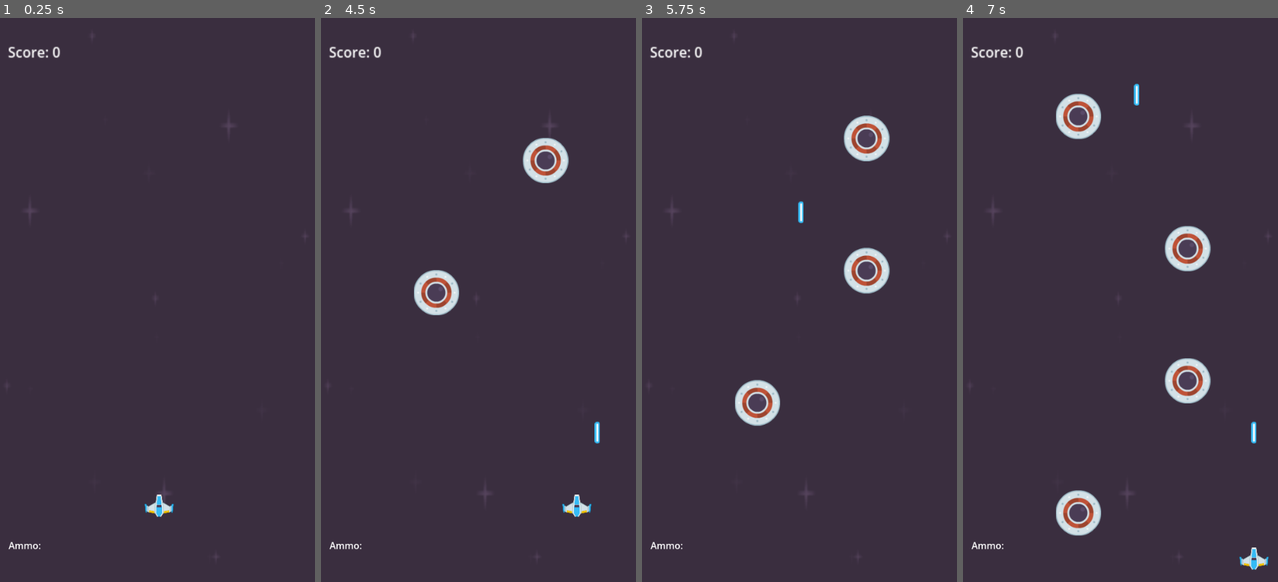
Above: before the commit, frames 1-4 (left to right).
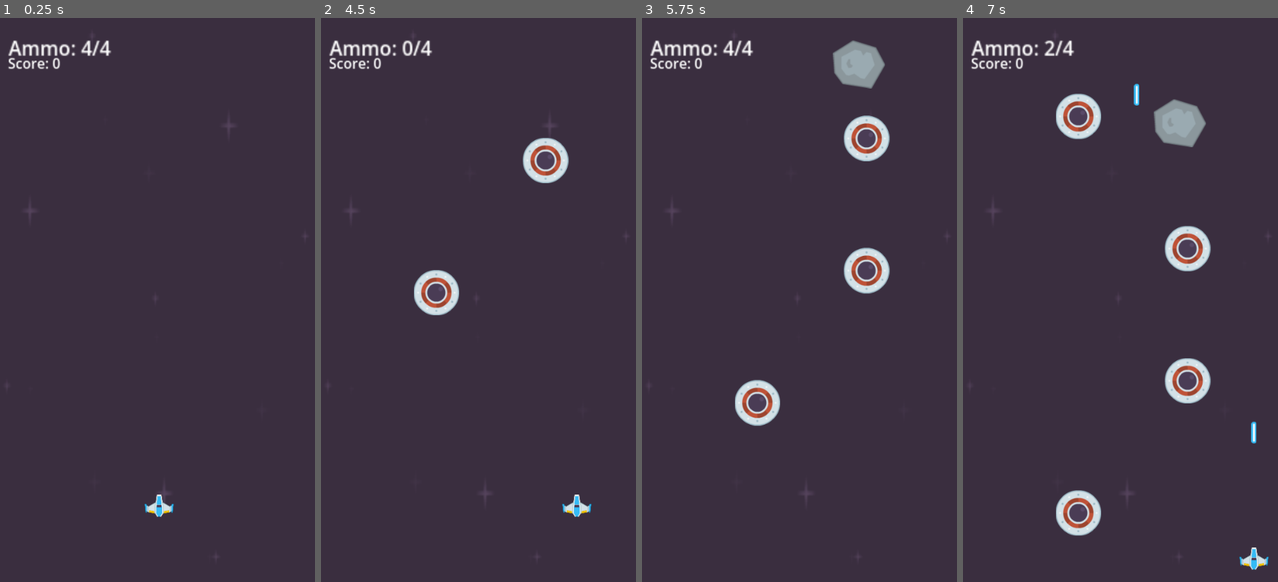
Above: after the commit, the same moments.

Repository: jc1748/GodotSpaceShooterRepo
Game: Godot game, scene res://world.tscn
Two runs of this game, one before a commit and one after it. Both use one fixed random seed, a clock stepped at 60 frames per second and the inputs below.
Inputs:
- Up to frame 1 (0.25 s): no input
- Up to frame 2 (4.5 s): tap Enter at 0.5 s; hold D (move_right) 0.53-1.28 s; tap Space (shoot) every 0.75 s from 0.6 to 4.35 s; hold S (move_down) 1.28-2.03 s; hold D (move_right) 2.03-2.78 s; hold W (move_up) 2.78-3.53 s; hold A (move_left) from 3.53 s (still down); tap R (reload, bound only after the commit) at 4.15 s
- Up to frame 3 (5.75 s): release A (move_left) at 5.03 s; hold S (move_down) from 5.03 s (still down); tap Space (shoot) at 5.1 s
- Up to frame 4 (7 s): release S (move_down) at 5.78 s; hold D (move_right) 5.78-6.53 s; tap Space (shoot) at 5.85, 6.6 s; hold W (move_up) from 6.53 s (still down)

The runs differ from the first frame. In frame 1, 0.8% of the frame differs, in the area x 2-36%, y 3-95%; in frame 2, 0.8%; in frame 3, 1.9%, in the area x 2-78%, y 3-95%; in frame 4, 1.8%.

Commit message:
added system changes- ammo system + asteroid powerups

Diff:
--- a/space-shooter/Characters/enemy/enemy_spawer.tscn
+++ b/space-shooter/Characters/enemy/enemy_spawer.tscn
@@ -1,28 +1,28 @@
-[gd_scene load_steps=2 format=3 uid="uid://tagqeitalvu8"]
+[gd_scene format=3 uid="uid://tagqeitalvu8"]
 
-[ext_resource type="Script" path="res://Characters/enemy/enemy_spawer.gd" id="1_p0qdv"]
+[ext_resource type="Script" uid="uid://dns37tweib7pc" path="res://Characters/enemy/enemy_spawer.gd" id="1_p0qdv"]
 
-[node name="Enemy_Spawer" type="Node2D"]
+[node name="Enemy_Spawer" type="Node2D" unique_id=514268996]
 script = ExtResource("1_p0qdv")
 
-[node name="Positions" type="Node2D" parent="."]
+[node name="Positions" type="Node2D" parent="." unique_id=681682852]
 
-[node name="Pos1" type="Marker2D" parent="Positions"]
+[node name="Pos1" type="Marker2D" parent="Positions" unique_id=896125640]
 position = Vector2(75, 0)
 
-[node name="Pos2" type="Marker2D" parent="Positions"]
+[node name="Pos2" type="Marker2D" parent="Positions" unique_id=34520336]
 position = Vector2(166, 0)
 
-[node name="Pos3" type="Marker2D" parent="Positions"]
+[node name="Pos3" type="Marker2D" parent="Positions" unique_id=1662770644]
 position = Vector2(254, 0)
 
-[node name="Pos4" type="Marker2D" parent="Positions"]
+[node name="Pos4" type="Marker2D" parent="Positions" unique_id=1745912493]
 position = Vector2(351, 0)
 
-[node name="Pos5" type="Marker2D" parent="Positions"]
+[node name="Pos5" type="Marker2D" parent="Positions" unique_id=834771491]
 position = Vector2(449, 0)
 
-[node name="SpawnTimer" type="Timer" parent="."]
+[node name="SpawnTimer" type="Timer" parent="." unique_id=643147788]
 wait_time = 1.5
 autostart = true
 
--- a/space-shooter/Characters/player/player.gd
+++ b/space-shooter/Characters/player/player.gd
@@ -2,6 +2,9 @@
 class_name Player
 
 signal spawn_laser(location)
+signal ammo_changed(current_ammo, max_ammo)
+signal reloading_started
+signal reloading_finished
 
 @onready var muzzle = $Muzzle
 
@@ -10,8 +13,18 @@
 var input_vector = Vector2.ZERO
 
 var hp = 3
-var ammo_count = 5
-var max_ammo = ammo_count
+
+#ammo settings
+var ammo = 4
+var max_ammo = 4
+var reload_time = 1.5
+var fire_rate = 0.3
+
+var can_shoot = true
+var is_reloading = false
+
+func _ready():
+	ammo_changed.emit(ammo, max_ammo)
 
 func _physics_process(delta: float) -> void:
 	input_vector.x = Input.get_action_strength("move_right") - Input.get_action_strength("move_left")
@@ -22,6 +35,8 @@
 	if Input.is_action_just_pressed("shoot"):
 		shoot_laser()
 
+	if Input.is_action_just_pressed("reload"):
+		reload()
 
 func take_damage(damage):
 	hp -= damage
@@ -33,6 +48,51 @@
 		area.take_damage(1)
 
 func shoot_laser():
-	print("shoot pressed")
-	print("muzzle global position: ", muzzle.global_position)
-	emit_signal("spawn_laser", muzzle.global_position)
+	if not can_shoot:
+		return
+	if is_reloading:
+		return
+
+	if ammo <= 0:
+		print("out of ammo")
+		return
+
+	can_shoot = false
+	ammo -=1
+	ammo_changed.emit(ammo, max_ammo)
+	spawn_laser.emit(muzzle.global_position)
+
+	#get_tree = get the game
+	#.create_timer(n) = make a timer for n seconds
+	#.timeout = the signal that fires when the timer is finished
+	await get_tree().create_timer(fire_rate).timeout
+	can_shoot = true
+
+func reload():
+	if is_reloading:
+		return
+
+	if ammo == max_ammo:
+		return
+
+	is_reloading = true
+	reloading_started.emit()
+	print("reloading...")
+
+	await get_tree().create_timer(reload_time).timeout
+
+	ammo = max_ammo
+	is_reloading = false
+	ammo_changed.emit(ammo, max_ammo)
+	reloading_finished.emit()
+
+func apply_powerup(powerup_type):
+	if powerup_type == "ammo":
+		max_ammo += 2
+		ammo = max_ammo
+		ammo_changed.emit(ammo,max_ammo)
+		print("ammo power-up collected")
+
+	elif powerup_type == "reload":
+		reload_time = max(0.5, reload_time - 0.3)
+		print("reload speed power-up collected")
--- a/space-shooter/Characters/player/player.tscn
+++ b/space-shooter/Characters/player/player.tscn
@@ -1,21 +1,21 @@
-[gd_scene load_steps=3 format=3 uid="uid://cp374h8dax5f7"]
+[gd_scene format=3 uid="uid://cp374h8dax5f7"]
 
 [ext_resource type="Texture2D" uid="uid://cyjxpg3gxfwnu" path="res://Assets/playerShip1_blue.png" id="1_jnvls"]
-[ext_resource type="Script" path="res://Characters/player/player.gd" id="1_vqf74"]
+[ext_resource type="Script" uid="uid://cqvhgwrmg8ka" path="res://Characters/player/player.gd" id="1_vqf74"]
 
-[node name="Player" type="Area2D"]
+[node name="Player" type="Area2D" unique_id=1967337837]
 collision_layer = 2
 collision_mask = 21
 script = ExtResource("1_vqf74")
 
-[node name="Sprite2D" type="Sprite2D" parent="."]
+[node name="Sprite2D" type="Sprite2D" parent="." unique_id=818867623]
 scale = Vector2(0.5, 0.5)
 texture = ExtResource("1_jnvls")
 
-[node name="CollisionShape2D" type="CollisionPolygon2D" parent="."]
+[node name="CollisionShape2D" type="CollisionPolygon2D" parent="." unique_id=119080610]
 polygon = PackedVector2Array(-23, 9, -7, 14, -4, 18, 4, 18, 6, 14, 23, 10, 23, -1, 18, 1, 5, -6, 4, -19, -4, -19, -5, -7, -5, -6, -18, 1, -23, -2)
 
-[node name="Muzzle" type="Marker2D" parent="."]
+[node name="Muzzle" type="Marker2D" parent="." unique_id=176866251]
 position = Vector2(0, -31)
 
 [connection signal="area_entered" from="." to="." method="_on_Player_area_entered"]
--- a/space-shooter/Projectiles/player_laser.gd
+++ b/space-shooter/Projectiles/player_laser.gd
@@ -10,6 +10,7 @@
 	global_position.y -= speed * delta
 
 func _on_PlayerLaser_area_entered(area: Area2D) -> void:
-	if area.is_in_group("enemies"):
+	#checks if object has this method, instead of only checking one one group
+	if area.has_method("take_damage"):
 		area.take_damage(1)
 		queue_free()
--- /dev/null
+++ b/space-shooter/asteroid.gd
@@ -0,0 +1,27 @@
+extends Area2D
+
+signal asteroid_destroyed(position)
+
+@export var speed = 80
+@export var hp = 5
+@export var collision_damage = 5
+
+func _physics_process(delta):
+	global_position.y += speed * delta
+
+func take_damage(damage):
+	hp -= damage
+
+	if hp <= 0:
+		asteroid_destroyed.emit(global_position)
+		queue_free()
+
+func _on_area_entered(area):
+	if area is Player:
+		area.take_damage(collision_damage)
+		queue_free()
+
+#called when the asteroid leaves the screen
+#deletes it when it leaves screen
+func _on_visible_on_screen_notifier_2d_screen_exited():
+	queue_free()
--- /dev/null
+++ b/space-shooter/asteroid.tscn
@@ -0,0 +1,19 @@
+[gd_scene format=3 uid="uid://42ron28cyhr5"]
+
+[ext_resource type="Script" uid="uid://cx7wrmd07why8" path="res://asteroid.gd" id="1_p0ukn"]
+[ext_resource type="Texture2D" uid="uid://bu8iisxonqvbg" path="res://Assets/meteorGrey_big3.png" id="2_gm5ib"]
+
+[node name="Asteroid" type="Area2D" unique_id=2078499973]
+collision_layer = 3
+collision_mask = 3
+script = ExtResource("1_p0ukn")
+
+[node name="Sprite2D" type="Sprite2D" parent="." unique_id=155908186]
+texture = ExtResource("2_gm5ib")
+
+[node name="CollisionPolygon2D" type="CollisionPolygon2D" parent="." unique_id=225177658]
+polygon = PackedVector2Array(-11, -40, 28, -27, 43, -1, 22, 40, -27, 33, -41, 15, -44, -19)
+
+[node name="VisibleOnScreenNotifier2D" type="VisibleOnScreenNotifier2D" parent="." unique_id=769455377]
+
+[connection signal="area_entered" from="." to="." method="_on_area_entered"]
--- /dev/null
+++ b/space-shooter/asteroid_spawner.gd
@@ -0,0 +1,31 @@
+extends Node2D
+
+signal asteroid_destroyed(position)
+
+var spawn_positions = null
+var current_asteroid = null
+
+var Asteroid = preload("res://asteroid.tscn")
+
+func _ready():
+	randomize()
+	spawn_positions = $Positions.get_children()
+
+func spawn_asteroid():
+	var index = randi() % spawn_positions.size()
+	var asteroid = Asteroid.instantiate()
+	asteroid.global_position = spawn_positions[index].global_position
+
+	asteroid.asteroid_destroyed.connect(_on_asteroid_destroyed)
+	asteroid.tree_exited.connect(_on_asteroid_removed)
+
+	add_child(asteroid)
+
+func _on_spawn_timer_timeout() -> void:
+	spawn_asteroid()
+
+func _on_asteroid_destroyed(position):
+	asteroid_destroyed.emit(position)
+
+func _on_asteroid_removed():
+	current_asteroid = null
--- /dev/null
+++ b/space-shooter/asteroid_spawner.tscn
@@ -0,0 +1,30 @@
+[gd_scene format=3 uid="uid://di4vjbv660a33"]
+
+[ext_resource type="Script" uid="uid://5qwpxv8ebip5" path="res://asteroid_spawner.gd" id="1_eiik5"]
+
+[node name="AsteroidSpawner" type="Node2D" unique_id=773919711]
+script = ExtResource("1_eiik5")
+
+[node name="Positions" type="Node2D" parent="." unique_id=1409755147]
+position = Vector2(1, 0)
+
+[node name="Pos1" type="Marker2D" parent="Positions" unique_id=485859413]
+position = Vector2(76, 0)
+
+[node name="Pos2" type="Marker2D" parent="Positions" unique_id=2066725439]
+position = Vector2(178, 1)
+
+[node name="Pos3" type="Marker2D" parent="Positions" unique_id=123806012]
+position = Vector2(267, 0)
+
+[node name="Pos4" type="Marker2D" parent="Positions" unique_id=853478657]
+position = Vector2(358, 0)
+
+[node name="Pos5" type="Marker2D" parent="Positions" unique_id=80515524]
+position = Vector2(461, 0)
+
+[node name="SpawnTimer" type="Timer" parent="." unique_id=289436632]
+wait_time = 5.0
+autostart = true
+
+[connection signal="timeout" from="SpawnTimer" to="." method="_on_spawn_timer_timeout"]
--- /dev/null
+++ b/space-shooter/power_up.gd
@@ -0,0 +1,17 @@
+extends Area2D
+
+@export var powerup_type = "ammo"
+
+func _on_area_entered(area):
+	if area is Player:
+		area.apply_powerup(powerup_type)
+		queue_free()
+
+
+func _ready() -> void:
+	pass # Replace with function body.
+
+
+# Called every frame. 'delta' is the elapsed time since the previous frame.
+func _process(delta: float) -> void:
+	pass
--- /dev/null
+++ b/space-shooter/power_up.tscn
@@ -0,0 +1,21 @@
+[gd_scene format=3 uid="uid://ducbme4ikohti"]
+
+[ext_resource type="Texture2D" uid="uid://b6l7f71v3q577" path="res://Assets/powerupRed_star.png" id="1_lbdsv"]
+[ext_resource type="Script" uid="uid://bwrj7rn4sg73w" path="res://power_up.gd" id="1_mkoic"]
+
+[sub_resource type="RectangleShape2D" id="RectangleShape2D_mkoic"]
+size = Vector2(33, 34)
+
+[node name="PowerUp" type="Area2D" unique_id=403511870]
+collision_layer = 32
+collision_mask = 3
+script = ExtResource("1_mkoic")
+
+[node name="Sprite2D" type="Sprite2D" parent="." unique_id=1054950202]
+texture = ExtResource("1_lbdsv")
+
+[node name="CollisionShape2D" type="CollisionShape2D" parent="." unique_id=191720840]
+position = Vector2(-0.5, 0)
+shape = SubResource("RectangleShape2D_mkoic")
+
+[connection signal="area_entered" from="." to="." method="_on_area_entered"]
--- a/space-shooter/project.godot
+++ b/space-shooter/project.godot
@@ -8,11 +8,15 @@
 
 config_version=5
 
+[animation]
+
+compatibility/default_parent_skeleton_in_mesh_instance_3d=true
+
 [application]
 
 config/name="SpaceShooter"
 run/main_scene="res://world.tscn"
-config/features=PackedStringArray("4.3", "Forward Plus")
+config/features=PackedStringArray("4.6", "Forward Plus")
 config/icon="res://icon.svg"
 
 [display]
@@ -53,6 +57,11 @@
 , Object(InputEventMouseButton,"resource_local_to_scene":false,"resource_name":"","device":-1,"window_id":0,"alt_presse …(244 unchanged characters)…
 ]
 }
+reload={
+"deadzone": 0.2,
+"events": [Object(InputEventKey,"resource_local_to_scene":false,"resource_name":"","device":-1,"window_id":0,"alt_pressed":false,"shift_pressed":false,"ctrl_pressed":false,"meta_pressed":false,"pressed":false,"keycode":0,"physical_keycode":82,"key_label":0,"unicode":114,"location":0,"echo":false,"script":null)
+]
+}
 
 [layer_names]
 
--- a/space-shooter/world.gd
+++ b/space-shooter/world.gd
@@ -3,15 +3,23 @@
 var Laser = preload("res://Projectiles/player_laser.tscn")
 
 @onready var player = $Player
+@onready var enemy_spawner = $Enemy_Spawer
+@onready var ammo_label = $AmmoCount
+@onready var asteroid_spawner = $AsteroidSpawner
 
-@onready var enemy_spawner = $Enemy_Spawer
+var PowerUp = preload("res://power_up.tscn")
 
 var score = 0
 
 func _ready():
+	player.ammo_changed.connect(update_ammo_ui)
+	update_ammo_ui(player.ammo, player.max_ammo) #set the initial value
+
 	player.spawn_laser.connect(_on_player_spawn_laser)
 	enemy_spawner.add_score.connect(add_score)
 	$Score.text = "Score: "+ str(score)
+
+	asteroid_spawner.asteroid_destroyed.connect(spawn_powerup)
 
 func _on_player_spawn_laser(location: Variant) -> void:
 	var l = Laser.instantiate()
@@ -22,6 +30,14 @@
 
 	print("laser position after spawn: ", l.global_position)
 
+func update_ammo_ui(current_ammo, max_ammo):
+	ammo_label.text = "Ammo: " + str(current_ammo) + "/" + str(max_ammo)
+
 func add_score():
 	score += 10
 	$Score.text = "Score: " + str(score)
+
+func spawn_powerup(location):
+	var p = PowerUp.instantiate()
+	get_tree().current_scene.add_child(p)
+	p.global_position = location
--- a/space-shooter/world.tscn
+++ b/space-shooter/world.tscn
@@ -1,43 +1,48 @@
-[gd_scene load_steps=6 format=3 uid="uid://c2nfra1rgunwb"]
+[gd_scene format=3 uid="uid://c2nfra1rgunwb"]
 
-[ext_resource type="Script" path="res://world.gd" id="1_036b0"]
+[ext_resource type="Script" uid="uid://bau25rusx67r8" path="res://world.gd" id="1_036b0"]
 [ext_resource type="Texture2D" uid="uid://dru7it6hichd3" path="res://Assets/darkPurple.png" id="1_f3sb7"]
 [ext_resource type="PackedScene" uid="uid://cp374h8dax5f7" path="res://Characters/player/player.tscn" id="2_fj7yv"]
 [ext_resource type="PackedScene" uid="uid://cxp2icw5g0eob" path="res://Characters/enemy/enemy.tscn" id="3_tlwt5"]
 [ext_resource type="PackedScene" uid="uid://tagqeitalvu8" path="res://Characters/enemy/enemy_spawer.tscn" id="4_aqk2v"]
+[ext_resource type="PackedScene" uid="uid://di4vjbv660a33" path="res://asteroid_spawner.tscn" id="6_dwbse"]
 
-[node name="world_node2D" type="Node2D"]
+[node name="world_node2D" type="Node2D" unique_id=978187375]
 script = ExtResource("1_036b0")
 
-[node name="background" type="Sprite2D" parent="."]
+[node name="background" type="Sprite2D" parent="." unique_id=953729236]
 position = Vector2(271, 476.5)
 scale = Vector2(2.20313, 3.81641)
 texture = ExtResource("1_f3sb7")
 
-[node name="Player" parent="." instance=ExtResource("2_fj7yv")]
+[node name="Player" parent="." unique_id=273959161 instance=ExtResource("2_fj7yv")]
 position = Vector2(274, 830)
 
-[node name="Enemy" parent="." instance=ExtResource("3_tlwt5")]
+[node name="Enemy" parent="." unique_id=1684431692 instance=ExtResource("3_tlwt5")]
 visible = false
 position = Vector2(256, 73)
 
-[node name="Enemy_Spawer" parent="." instance=ExtResource("4_aqk2v")]
+[node name="Enemy_Spawer" parent="." unique_id=1573530991 instance=ExtResource("4_aqk2v")]
 position = Vector2(16, 10)
 scale = Vector2(1.00382, 1)
 
-[node name="Score" type="Label" parent="."]
+[node name="AsteroidSpawner" parent="." unique_id=773919711 instance=ExtResource("6_dwbse")]
+position = Vector2(7, 10)
+
+[node name="Score" type="Label" parent="." unique_id=458921157]
 offset_left = 16.0
-offset_top = 40.0
-offset_right = 56.0
-offset_bottom = 63.0
+offset_top = 59.0
+offset_right = 68.0
+offset_bottom = 82.0
 scale = Vector2(1.48, 1.52)
 text = "Score: "
 
-[node name="AmmoCount" type="Label" parent="."]
+[node name="AmmoCount" type="Label" parent="." unique_id=532507789]
 offset_left = 17.0
-offset_top = 886.0
-offset_right = 74.0
-offset_bottom = 909.0
+offset_top = 26.0
+offset_right = 77.0
+offset_bottom = 49.0
+scale = Vector2(2.08, 2.12)
 text = "Ammo: "
 
 [connection signal="spawn_laser" from="Player" to="." method="_on_player_spawn_laser"]
Not shown, changed: space-shooter/Assets/darkPurple.png.import
Not shown, changed: space-shooter/Assets/laserBlue05.png.import
Binary file added: space-shooter/Assets/meteorGrey_big3.png
Not shown, added: space-shooter/Assets/meteorGrey_big3.png.import
Not shown, changed: space-shooter/Assets/playerShip1_blue.png.import
Binary file added: space-shooter/Assets/powerupRed_star.png
Not shown, added: space-shooter/Assets/powerupRed_star.png.import
Not shown, changed: space-shooter/Assets/ufoRed.png.import
Not shown, added: space-shooter/asteroid.gd.uid
Not shown, added: space-shooter/asteroid_spawner.gd.uid
Not shown, changed: space-shooter/icon.svg.import
Not shown, added: space-shooter/power_up.gd.uid
